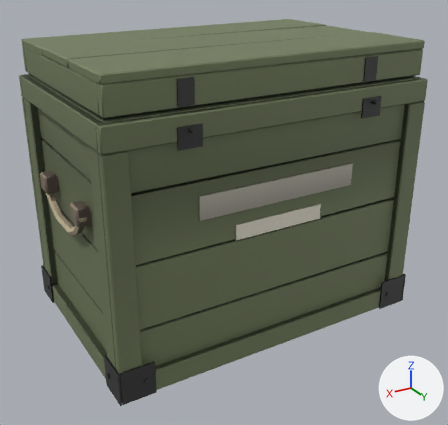
One commit to the glTF model assets/models/props/supply_crate.glb: the scene before it, then after it.
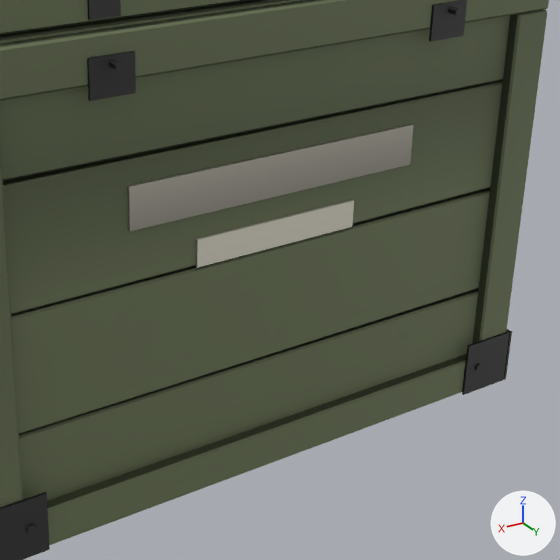
Old and new are each drawn whole from a 50 mm lens placed at (0.86, 1.453, 0.616), pointed at (0.014, 0.042, -0.089) and again close up on the part from 29% to 96% of the width and 23% to 94% of the height. The axes (+X, +Y, +Z) are drawn at lower right. The lights are the same throughout. The first two pictures are the older version. Vertices at exactly the same position are counted once.

The older version as bpy lines, for what is in view:
```python
me_static = bpy.data.meshes.new('static')
me_static.from_pydata(...)  # 1504 vertices, 2736 faces; spans x -0.475..0.475, y -0.319..0.33, z -0.391..0.392
# faces by material slot: [1892, 496, 176, 136, 36]
me_static.materials.append(mat_paint)
me_static.materials.append(mat_iron)
me_static.materials.append(mat_boards)
me_static.materials.append(mat_rope)
me_static.materials.append(mat_cream)
ob_static = bpy.data.objects.new('static', me_static)
ob_static.location = (0.0, 0.0, 0.0)
```
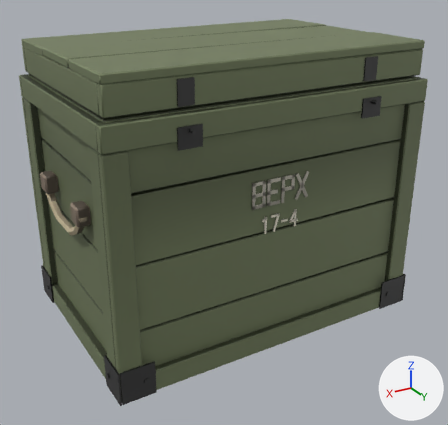
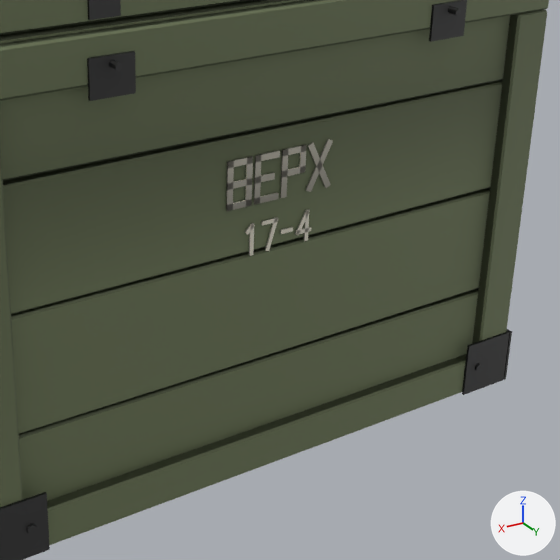
What differs and where, as boxes [x1, y1, x2, y2] in the close-ups (560 x 560 px; the box of a moved part takes in the faces that stretch with it):
part 1 of me_static, added
    after: [227, 179, 252, 190]
part 2 of me_static, added
    after: [254, 173, 275, 184]
part 3 of me_static, moved or reshaped
    before: [128, 124, 413, 231]
    after: [306, 139, 333, 192]
part 4 of me_static, added
    after: [308, 142, 331, 188]
part 5 of me_static, added
    after: [249, 223, 254, 256]
part 6 of me_static, added
    after: [261, 217, 278, 226]
part 7 of me_static, moved or reshaped
    before: [196, 200, 354, 268]
    after: [265, 217, 278, 251]
part 8 of me_static, added
    after: [280, 227, 293, 234]
part 9 of me_static, added
    after: [304, 209, 309, 241]
part 10 of me_static, moved or reshaped (not visible before)
    after: [295, 209, 310, 235]
part 11 of me_static, added
    after: [295, 227, 311, 235]
part 12 of me_static, added
    after: [280, 145, 307, 198]
part 13 of me_static, added
    after: [226, 156, 253, 211]
part 14 of me_static, added
    after: [254, 150, 280, 205]
part 15 of me_static, added
    after: [245, 223, 255, 235]

The change, as a diff of the scene's bpy script:
```diff
--- a/assets/models/props/supply_crate.glb.py
+++ b/assets/models/props/supply_crate.glb.py
@@ me_static @@
 # used by ob_static; location = (0.0, 0.0, 0.0)
-me_static.from_pydata(...)  # 1504 vertices, 2736 faces; spans x -0.475..0.475, y -0.319..0.33, z -0.391..0.392
+me_static.from_pydata(...)  # 1708 vertices, 3072 faces; spans x -0.475..0.475, y -0.319..0.33, z -0.391..0.392
+# me_static part 1: a new loose piece, a box spanning x 0.0457..0.0848, y 0.292..0.294, z 0.0555..0.0645, in mat_cream
+# me_static part 2: a new loose piece, a box spanning x 0.0097..0.0413, y 0.292..0.294, z 0.0555..0.0645, in mat_cream
+# me_static part 3: the loose piece of 8 vertices spanning x -0.23..0.23, y 0.29..0.294, z 0.03..0.09 is multiplied about its middle by the matrix ((-0.074, 0.0, 0.148), (0.0, -0.165, 0.0), (0.148, 0.0, 0.074)), then moved by (-0.065, 0.001, 0.0)
+# me_static part 4: the loose piece of 8 vertices spanning x -0.23..0.23, y 0.29..0.294, z 0.03..0.09 is copied, and the copy is multiplied about its middle by the matrix ((-0.074, 0.0, -0.148), (0.0, -0.165, 0.0), (-0.148, 0.0, 0.074)), then moved by (-0.065, 0.001, 0.0); it spans x -0.086..-0.044, y 0.292..0.294, z 0.024..0.096
+# me_static part 5: a new loose piece, a box spanning x 0.0405..0.0465, y 0.292..0.294, z -0.048..-0.002, in mat_cream
+# me_static part 6: a new loose piece, a box spanning x 0.0015..0.0275, y 0.292..0.294, z -0.008..-0.002, in mat_cream
+# me_static part 7: the loose piece of 8 vertices spanning x -0.13..0.13, y 0.29..0.294, z -0.045..-0.005 is multiplied about its middle by the matrix ((0.053, 0.0, -0.175), (0.0, -0.183, 0.0), (-0.175, 0.0, -0.053)), then moved by (0.01, 0.001, 0.0)
+# me_static part 8: a new loose piece, a box spanning x -0.0245..-0.0045, y 0.292..0.294, z -0.028..-0.022, in mat_cream
+# me_static part 9: a new loose piece, a box spanning x -0.0515..-0.0455, y 0.292..0.294, z -0.048..-0.002, in mat_cream
+# me_static part 10: the loose piece of 8 vertices spanning x -0.22..-0.02, y -0.294..-0.29, z 0.045..0.085 is multiplied about its middle by the matrix ((0.089, 0.0, -0.16), (0.0, -0.183, 0.0), (-0.16, 0.0, -0.089)), then moved by (0.079, 0.585, -0.084)
+# me_static part 11: a new loose piece, a box spanning x -0.0565..-0.0305, y 0.292..0.294, z -0.035..-0.029, in mat_cream
+# me_static part 12: a new loose piece of 26 vertices spanning x -0.041..-0.002, y 0.292..0.294, z 0.025..0.094, in mat_cream
+# me_static part 13: a new loose piece of 24 vertices spanning x 0.046..0.085, y 0.292..0.294, z 0.025..0.094, in mat_cream
+# me_static part 14: a new loose piece of 20 vertices spanning x 0.002..0.041, y 0.292..0.294, z 0.025..0.094, in mat_cream
+# me_static part 15: 8 vertices added at x 0.039..0.055, y 0.292..0.294, z -0.016..-0.001
+# other edits to the shape of me_static do not show in these pictures
 me_static.materials.append(mat_paint)
```
